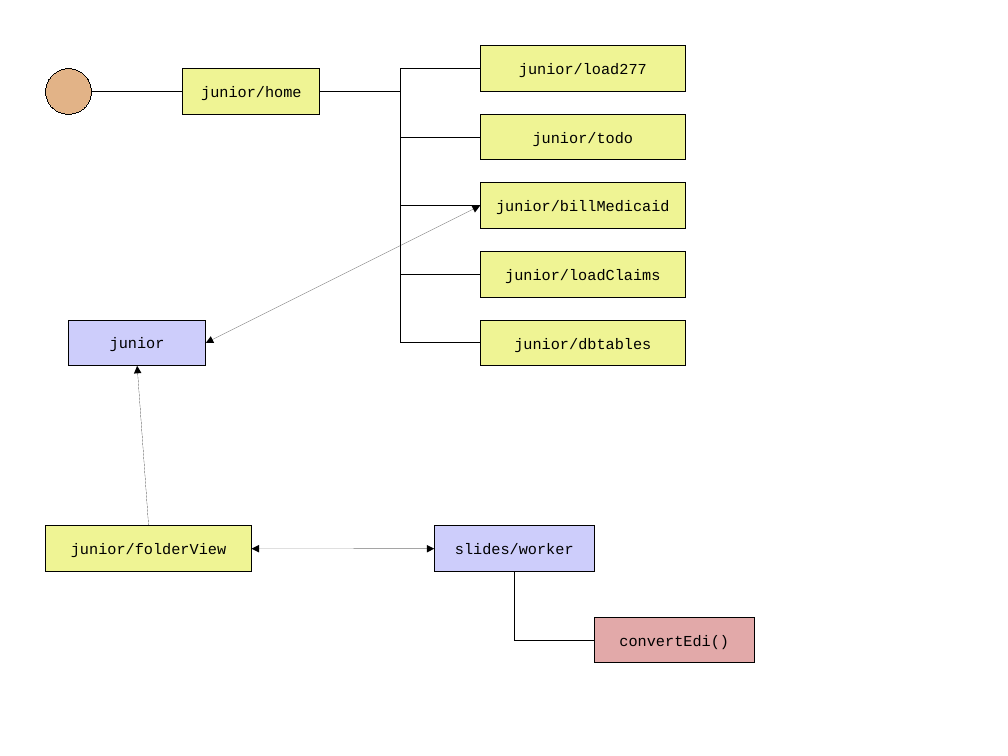
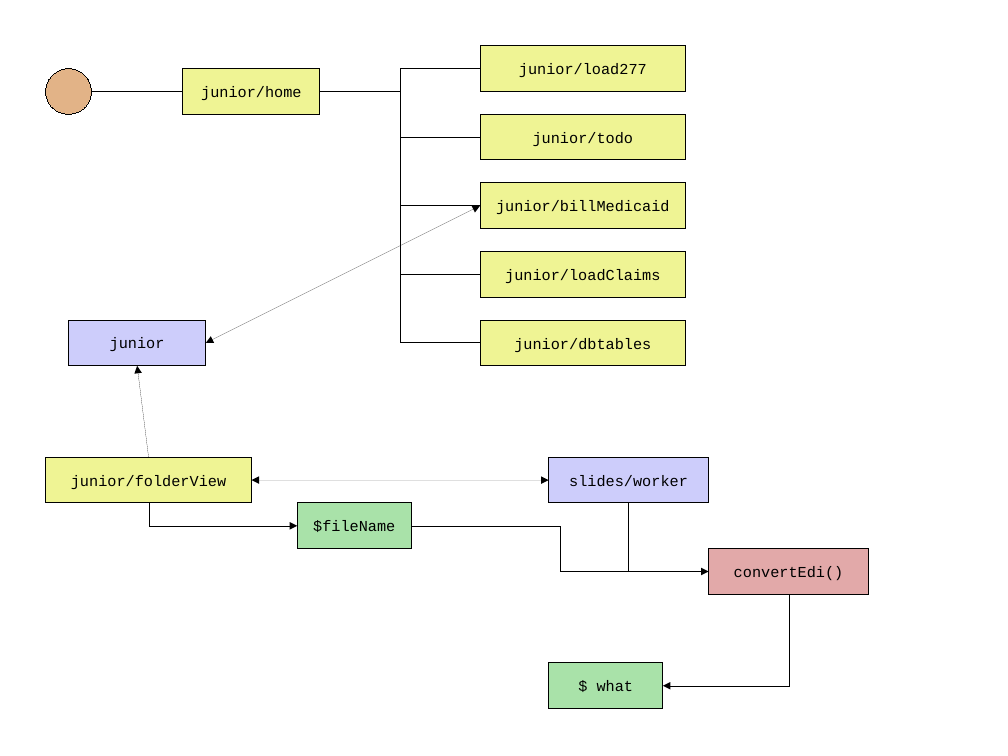
Before and after one commit to JamesLeB/Stout, a slide deck: slide 2 of Documents/junior.odp. Drawn at 1008x756 pixels with LibreOffice and Linux fonts; fonts in the diff are those of the drawing. Boxes give left, top, right and bottom in pixels: in the first picture for what was removed or moved away, otherwise in the second. Text is boxed around its words. In the diff, an @@ line names an element or a change of style, - is before the commit and + after.

```diff
--- a/Documents/junior.odp
+++ b/Documents/junior.odp
@@ arrow moved from (149, 526) - (137, 366) to (149, 457) - (137, 366) @@
@@ rectangle "junior/folderView": place and size @@
-rectangle "junior/folderView" at [46,526,252,572]
+rectangle "junior/folderView" at [46,457,252,503]
@@ elbow arrow added from (148, 503) to (297, 526), #000000 0 pt @@
@@ double arrow moved from (252, 549) - (434, 549) to (252, 480) - (549, 480) @@
@@ rectangle added at [297,503,412,549], fill #A9E2A9, outline #000000 0 pt, 12 pt, text #000000 @@
+$fileName
@@ 2 rectangles, 1 elbow line: place and size @@
-2 rectangles, 1 elbow line at [434,526,755,663]
+2 rectangles, 1 elbow line at [549,457,869,595]
@@ elbow arrow added from (412, 526) to (709, 572), #000000 0 pt @@
@@ elbow arrow added from (788, 595) to (663, 686), #000000 0 pt @@
@@ rectangle added at [549,663,663,709], fill #A9E2A9, outline #000000 0 pt, 12 pt, text #000000 @@
+$ what
```
Also in this commit, not shown: 2 other slides changed.
